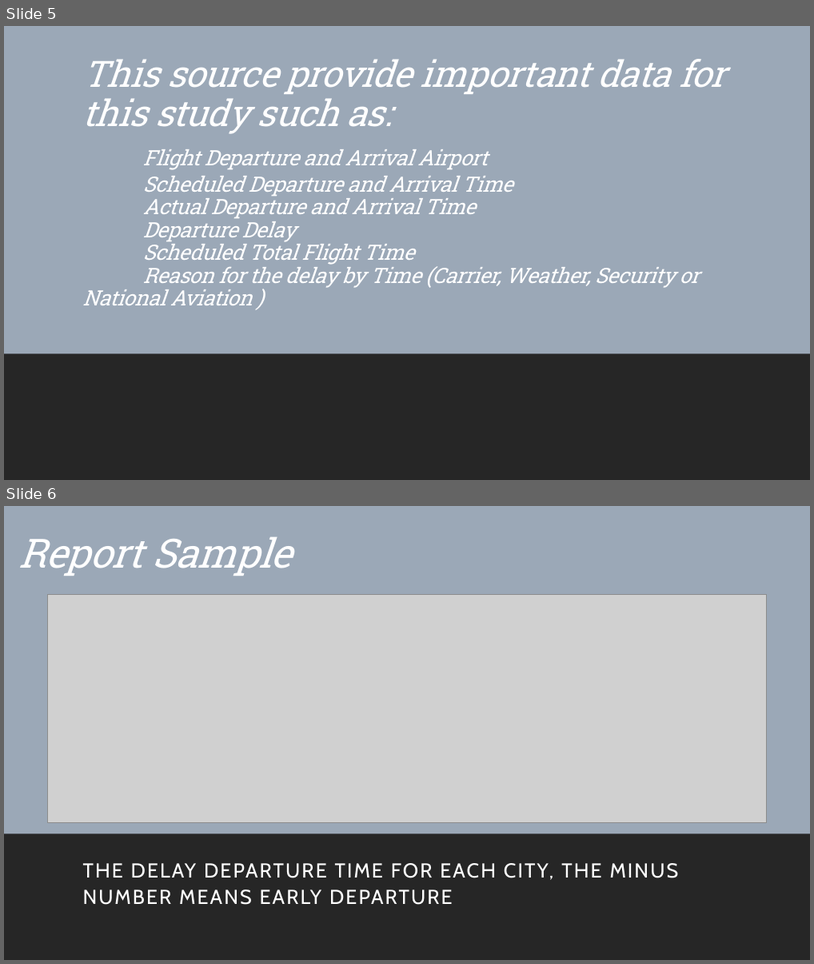
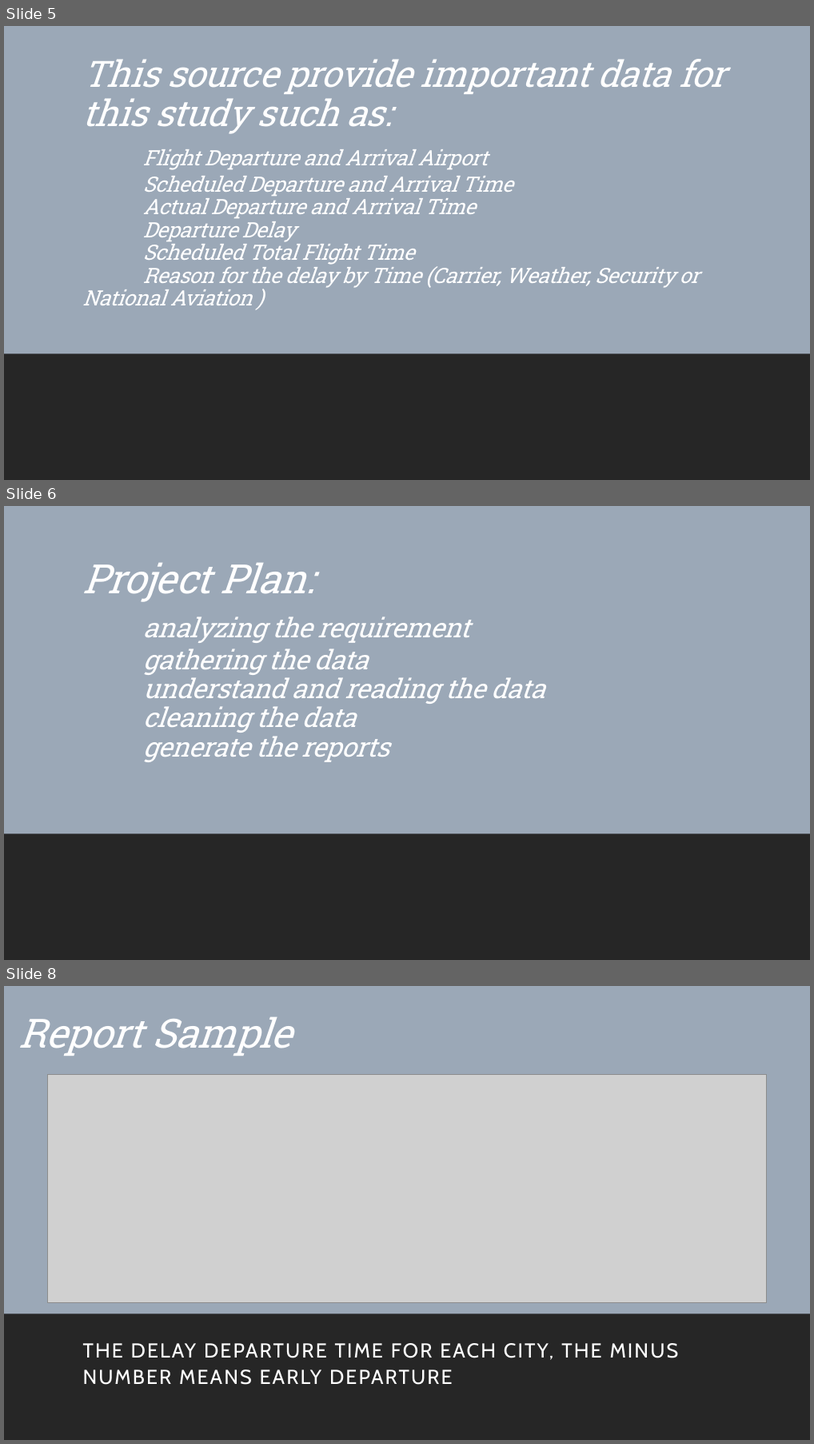
Before and after one commit to NawafNazer/Data_Science, a slide deck: Presentation.pptx. Shown one above the other, each under a label of ours: slides 5 and 6 before the commit, slides 5, 6 and 8 after it; the slides between them are not shown. The pictures are 814x964 and 814x1444 pixels, drawn with LibreOffice and Linux fonts; fonts in the diff are those of the drawing; grey boxes stand for pictures. Boxes give left, top, right and bottom in pixels: in the first picture for what was removed or moved away, otherwise in the second. Text is boxed around its words. In the diff, an @@ line names an element or a change of style, - is before the commit and + after.

```diff
--- a/Presentation.pptx
+++ b/Presentation.pptx
@@ slide 6 added at <box>4,506,810,960</box>, background #FFFFFF; not listed: 1 template element that a slide beside it also shows @@
@@ rectangle added at <box>4,506,810,960</box>, fill #9BA8B7 @@
@@ title added at <box>82,563,546,762</box>, 32 pt, text #FFFFFF, italic @@
+Project Plan:
+analyzing the requirement
+gathering the data
+understand and reading the data
+cleaning the data
+generate the reports
@@ rectangle added at <box>4,834,810,960</box>, fill #262626 @@
@@ what was slide 6 is now slide 8 @@
```
Also in this commit, not shown: 1 other slide added, 1 other file.
